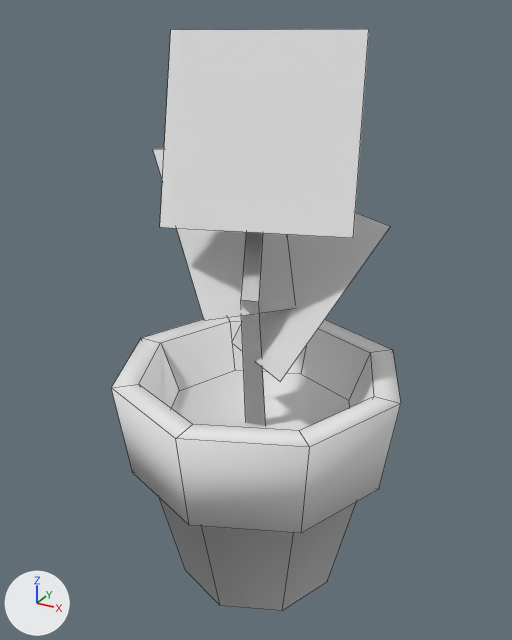
Renders of the Blender file Augotchi/Kevins stuff/Decorations/Flowerpot.blend from each side of a commit.
The view is the same before and after, from a 50 mm camera at (4.71, -8.66, 8.84) aimed at (-0.09, 0.05, 4.48). The lights are fixed; the arrows at lower left show +X, +Y and +Z. Mesh edges are drawn as thin lines.

Names of what the first picture shows: 'Flower', 'pot'.
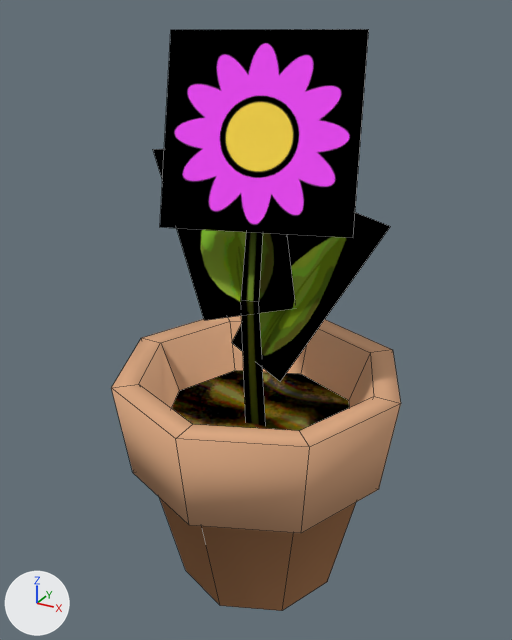
Diff of the bpy script that builds the scene:
```diff
--- a/Augotchi/Kevins stuff/Decorations/Flowerpot.blend.py
+++ b/Augotchi/Kevins stuff/Decorations/Flowerpot.blend.py
@@ img_flower_3_text_png @@
+img_flower_3_text_png = load_image('Flower_3_Text.png', 'Flower_3_Text.png', 512, 512, 'sRGB')
@@ img_flowerpot_png @@
+img_flowerpot_png = load_image('FlowerPot.png', 'FlowerPot.png', 512, 512, 'sRGB')
@@ mat_potmat @@
 mat_potmat = diffuse_material('potmat')
-mat_potmat.base_color = (0.8, 0.8, 0.8)  # white #e7e7e7
+mat_potmat.texture = img_flowerpot_png
@@ mat_flowermat @@
 mat_flowermat = diffuse_material('flowermat')
-mat_flowermat.base_color = (0.8, 0.8, 0.8)  # white #e7e7e7
+mat_flowermat.texture = img_flower_3_text_png
```

What differs and where, as boxes [x1, y1, x2, y2] in the pictures (512 x 640 px):
'Flower', surface changed: [153, 29, 390, 426] in both
'pot', surface changed (grey to brown): [111, 316, 401, 611] in both
